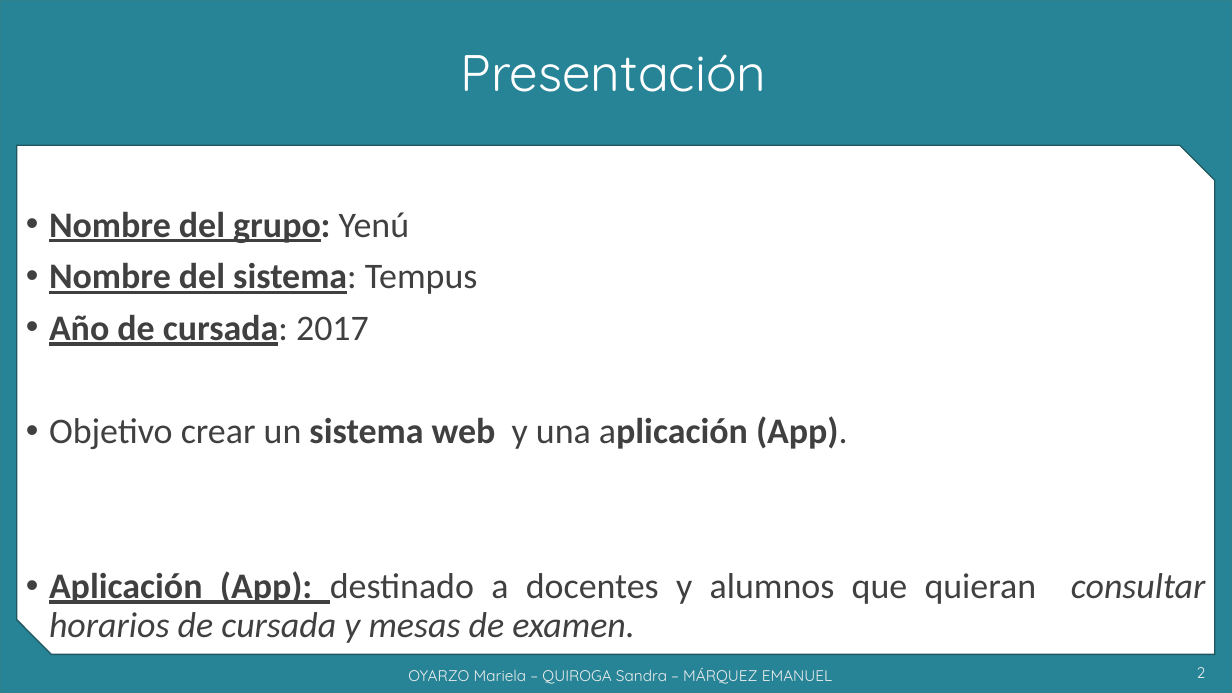
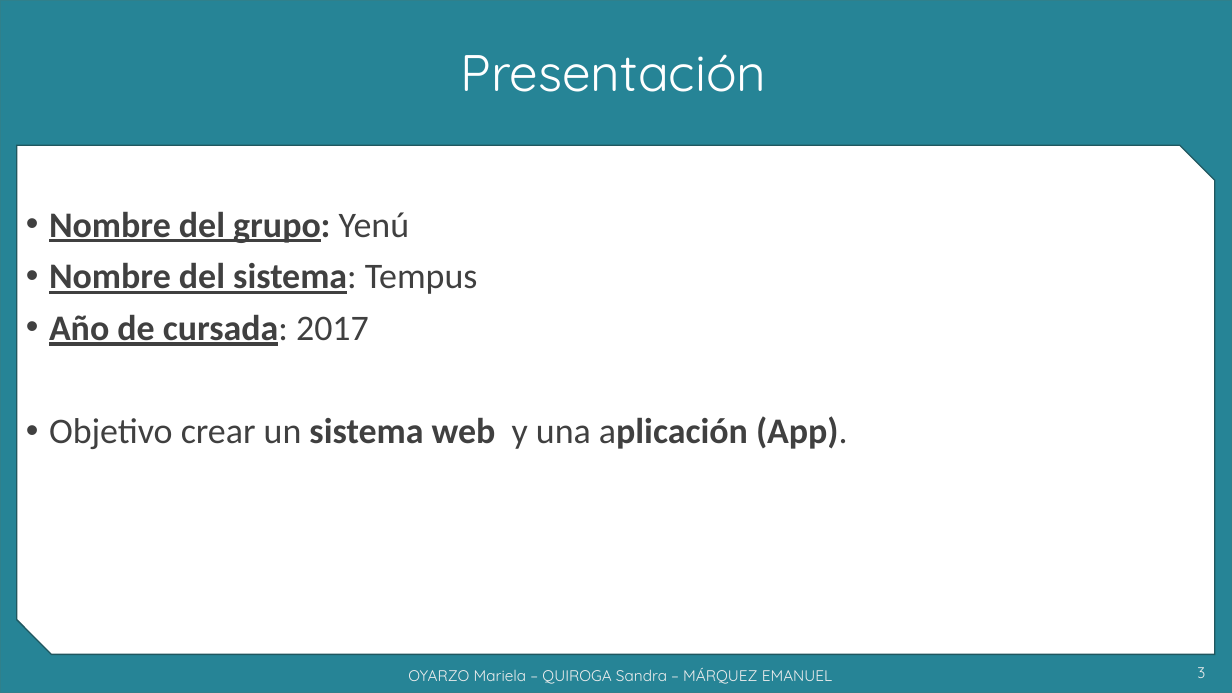
Before and after one commit to grupoyenu/yenu, a slide deck: slide 3 of 08. Presentaciones/Presentación 10 - 21.11.19.pptx (slide 2 before the commit). Drawn at 1232x693 pixels with LibreOffice and Linux fonts; fonts in the diff are those of the drawing; background and template pictures are left out. Boxes give left, top, right and bottom in pixels: in the first picture for what was removed or moved away, otherwise in the second. Text is boxed around its words. In the diff, an @@ line names an element or a change of style, - is before the commit and + after.

```diff
--- a/08. Presentaciones/Presentación 10 - 21.11.19.pptx
+++ b/08. Presentaciones/Presentación 10 - 21.11.19.pptx
@@ text at (x1=49, y1=571, x2=1205, y2=643): paragraph removed @@
-• Aplicación (App): destinado a docentes y alumnos que quieran consultar horarios de cursada y mesas de examen.
@@ page number at (x1=1197, y1=667, x2=1205, y2=678): text changed @@
-2
+3
```
Also in this commit, not shown: 3 other slides changed, 3 slides removed.
